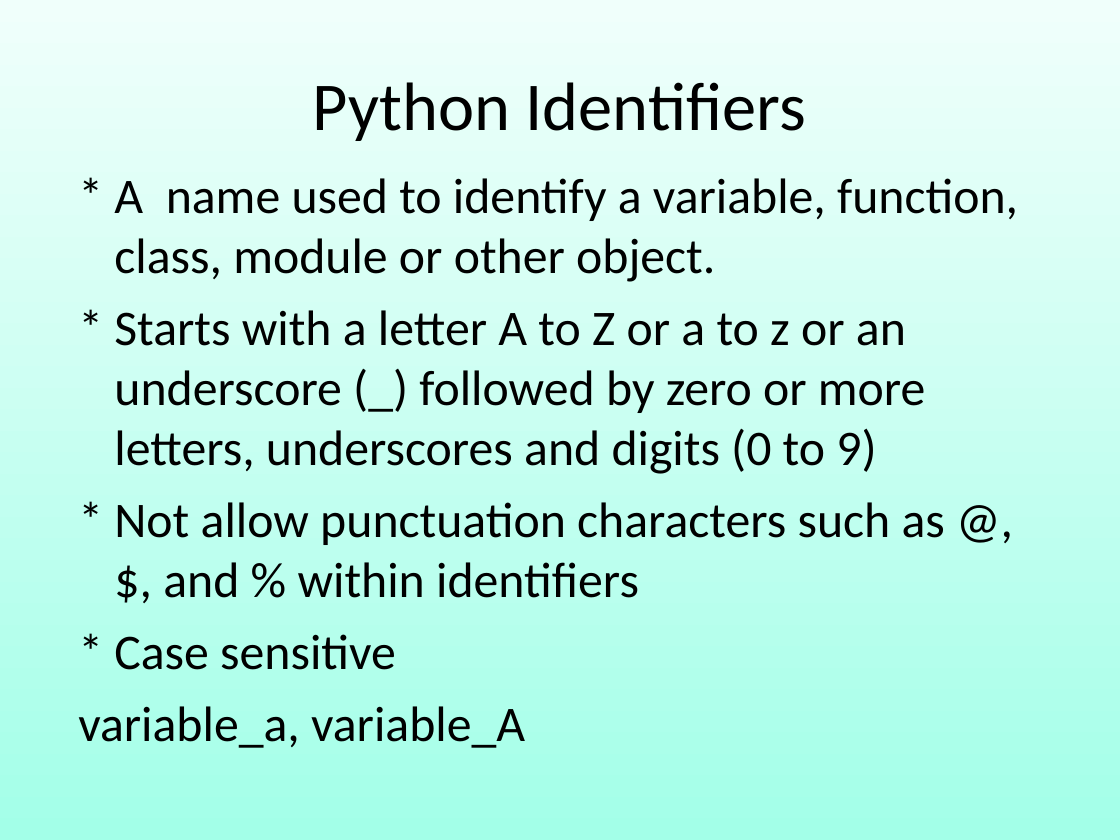
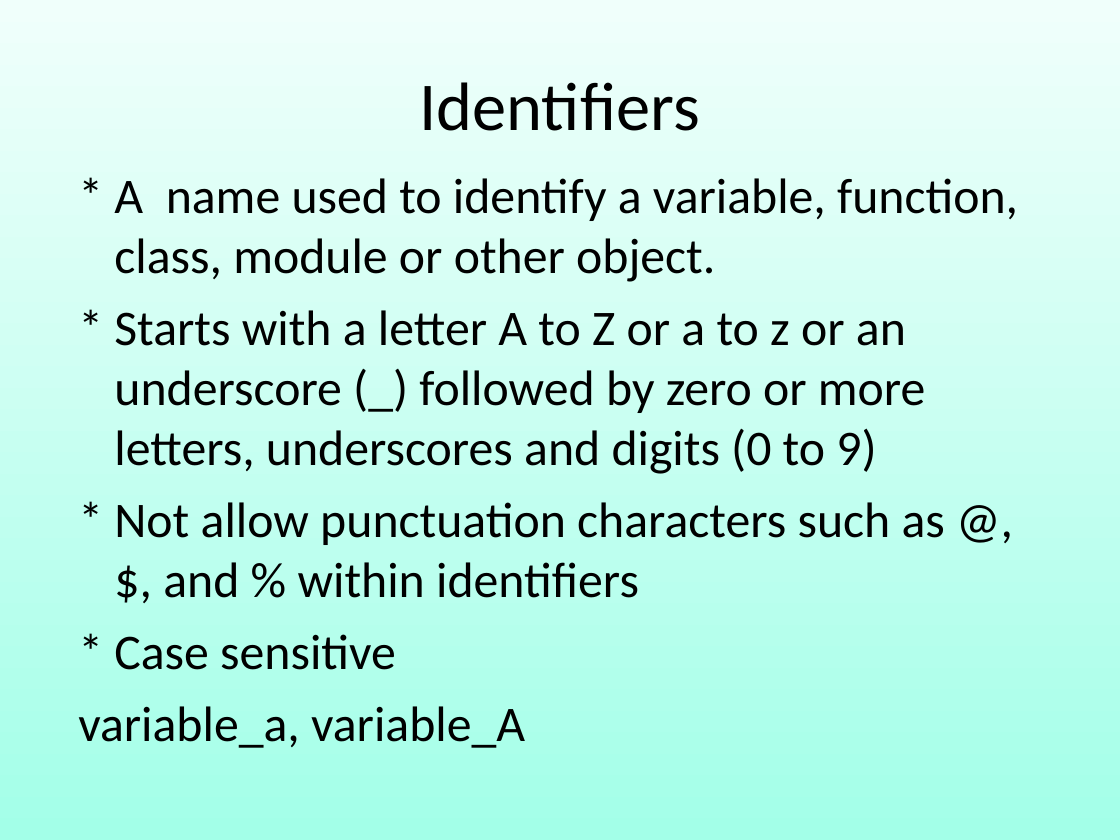
Before and after one commit to robin3795/Data, a slide deck: slide 5 of 2018_3.ppt. Drawn at 1120x840 pixels with LibreOffice and Linux fonts; fonts in the diff are those of the drawing. Boxes give left, top, right and bottom in pixels: in the first picture for what was removed or moved away, otherwise in the second. Text is boxed around its words. In the diff, an @@ line names an element or a change of style, - is before the commit and + after.

```diff
--- a/2018_3.ppt
+++ b/2018_3.ppt
@@ text in free at (419, 82, 699, 131): text changed @@
-Python Identifiers
+Identifiers
```
Also in this commit, not shown: 6 other slides changed, 11 slides added, 2 slides removed, 1 other file.
